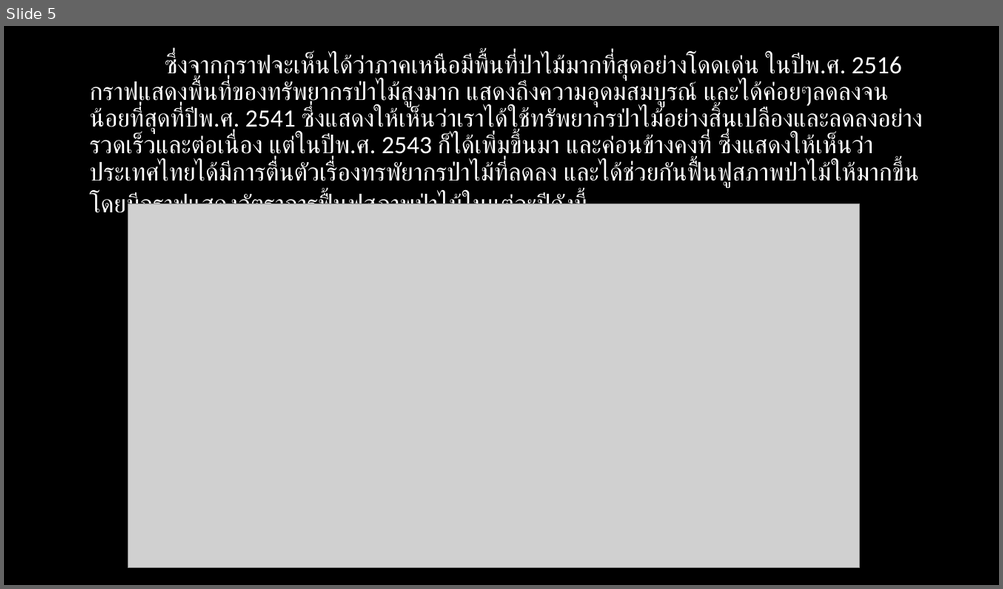
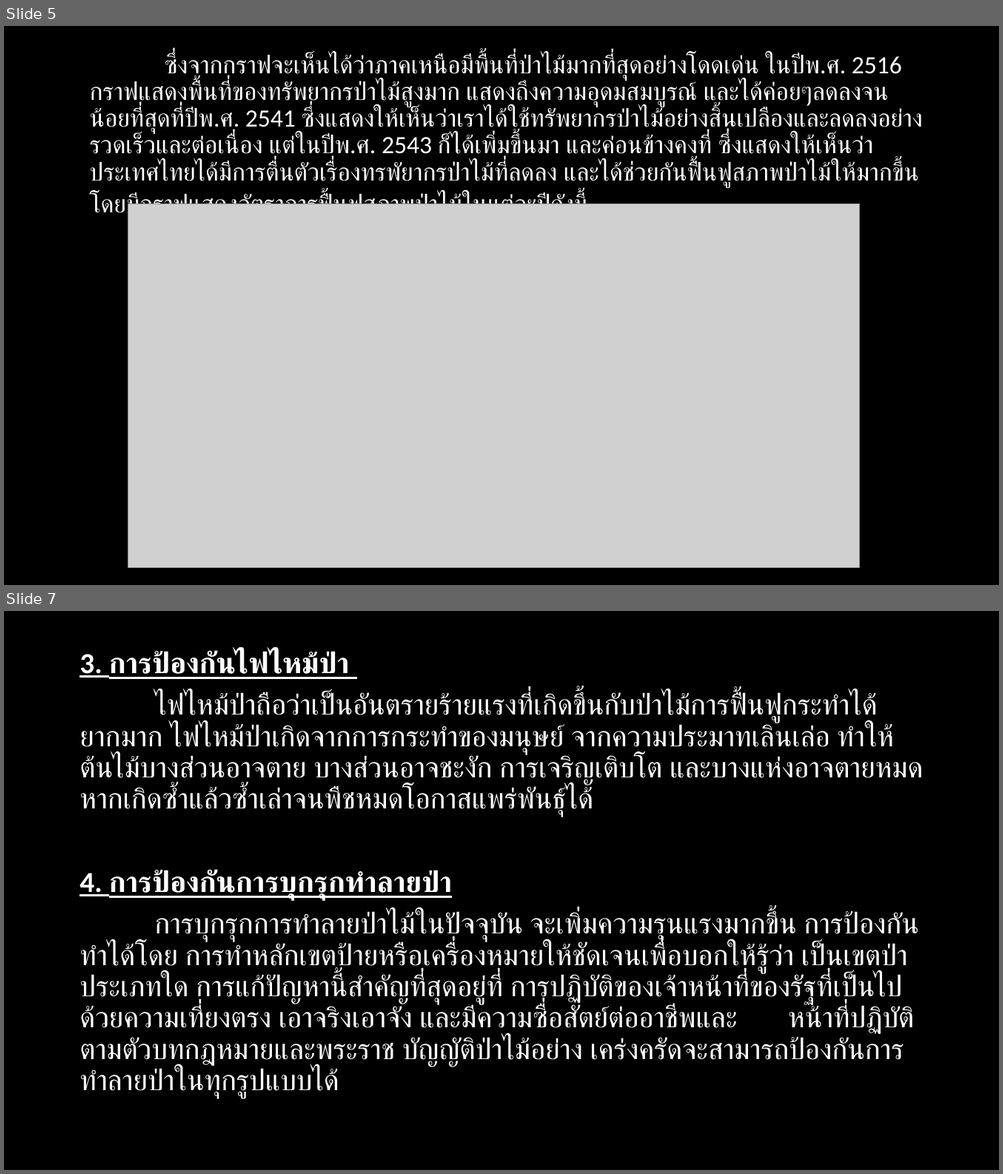
Before and after one commit to chinnatan/TheForest, a slide deck: The Forest.pptx. Shown one above the other, each under a label of ours: slide 5 before the commit, slides 5 and 7 after it; the slides between them are not shown. The pictures are 1003x589 and 1003x1174 pixels, drawn with LibreOffice and Linux fonts; fonts in the diff are those of the drawing; grey boxes stand for pictures. Boxes give left, top, right and bottom in pixels: in the first picture for what was removed or moved away, otherwise in the second. Text is boxed around its words. In the diff, an @@ line names an element or a change of style, - is before the commit and + after.

```diff
--- a/The Forest.pptx
+++ b/The Forest.pptx
@@ slide 7 added at <box>4,611,999,1170</box>, background #000000 @@
@@ text added at <box>79,650,922,1099</box>, 28 pt, text #FFFFFF @@
+3. การป้องกันไฟไหม้ป่า
+ไฟไหม้ป่าถือว่าเป็นอันตรายร้ายแรงที่เกิดขึ้นกับป่าไม้การฟื้นฟูกระทำได้ ยากมาก ไฟไหม้ป่าเกิดจากการกระทำของมนุษย์ จากความประมาทเลินเล่อ ทำให้ต้นไม้บางส่วนอาจตาย บางส่วนอาจชะงัก การเจริญเติบโต และบางแห่งอาจตายหมด หากเกิดซ้ำแล้วซ้ำเล่าจนพืชหมดโอกาสแพร่พันธุ์ได้
+4. การป้องกันการบุกรุกทำลายป่า
+การบุกรุกการทำลายป่าไม้ในปัจจุบัน จะเพิ่มความรุนแรงมากขึ้น การป้องกันทำได้โดย การทำหลักเขตป้ายหรือเครื่องหมายให้ชัดเจนเพื่อบอกให้รู้ว่า เป็นเขตป่าประเภทใด การแก้ปัญหานี้สำคัญที่สุดอยู่ที่ การปฏิบัติของเจ้าหน้าที่ของรัฐที่เป็นไปด้วยความเที่ยงตรง เอาจริงเอาจัง และมีความซื่อสัตย์ต่ออาชีพและ หน้าที่ปฏิบัติตามตัวบทกฎหมายและพระราช บัญญัติป่าไม้อย่าง เคร่งครัดจะสามารถป้องกันการทำลายป่าในทุกรูปแบบได้
```
Also in this commit, not shown: 1 slide changed, 4 other slides added.
